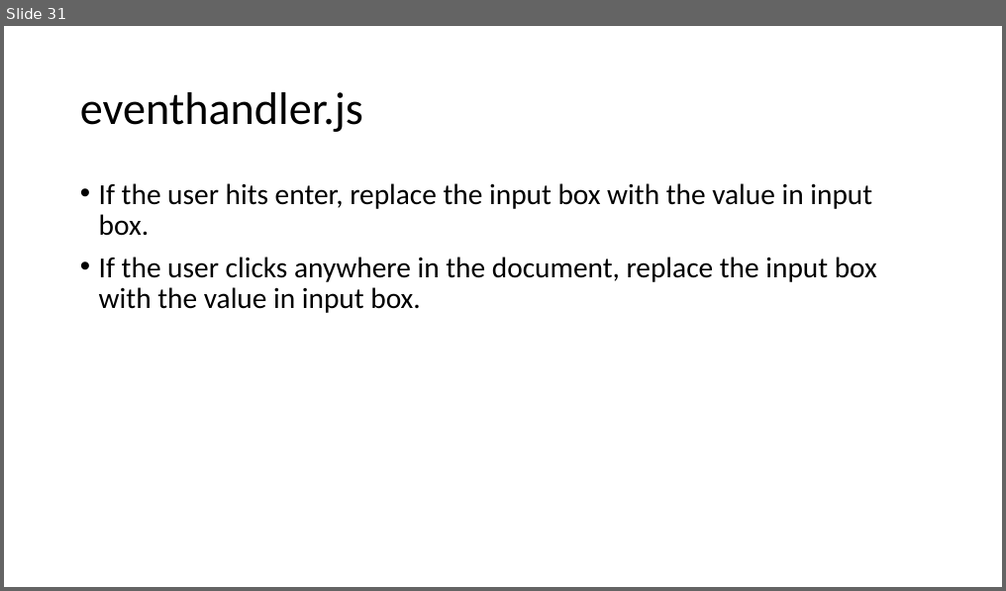
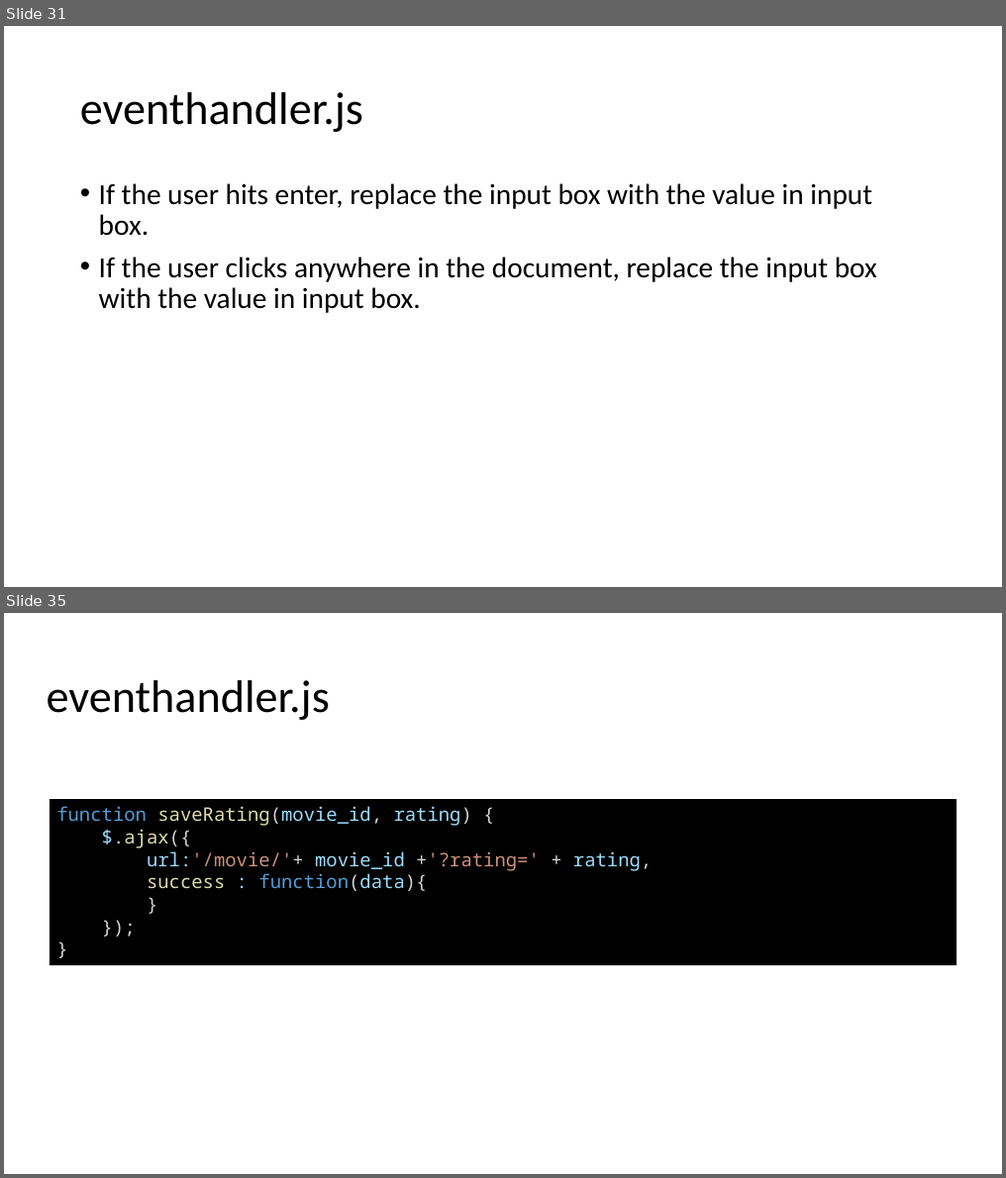
Before and after one commit to DivyaKampalli/movie-rating, a slide deck: Fullstack Tutorial.pptx. Shown one above the other, each under a label of ours: slide 31 before the commit, slides 31 and 35 after it; the slides between them are not shown. The pictures are 1006x591 and 1006x1178 pixels, drawn with LibreOffice and Linux fonts; fonts in the diff are those of the drawing. Boxes give left, top, right and bottom in pixels: in the first picture for what was removed or moved away, otherwise in the second. Text is boxed around its words. In the diff, an @@ line names an element or a change of style, - is before the commit and + after.

```diff
--- a/Fullstack Tutorial.pptx
+++ b/Fullstack Tutorial.pptx
@@ slide 35 added at (4,613,1002,1174), background #FFFFFF @@
@@ title added at (47,680,330,720), 44 pt, text #000000 @@
+eventhandler.js
@@ rectangle added at (50,799,957,965), fill #000000, 18 pt, text #9CDCFE @@
+function saveRating(movie_id, rating) {
+$.ajax({
+url:'/movie/'+ movie_id +'?rating=' + rating,
+success : function(data){
+}
+});
+}
```
Also in this commit, not shown: 1 slide changed, 8 other slides added, 2 other files.
